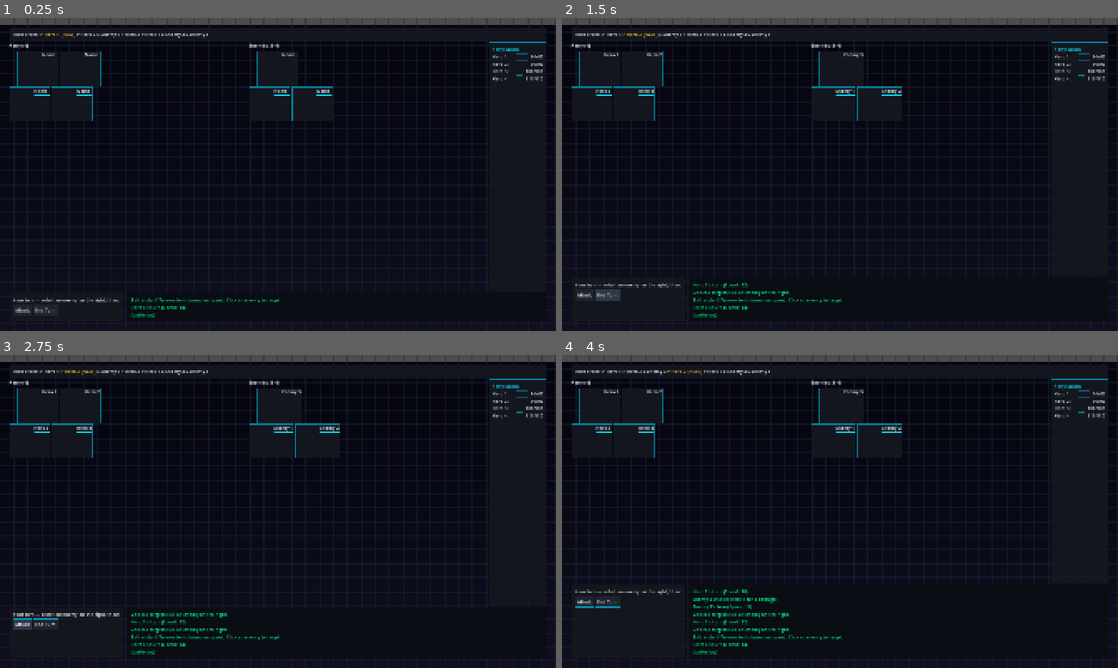
Above: before the commit, frames 1-4 (two rows, left to right).
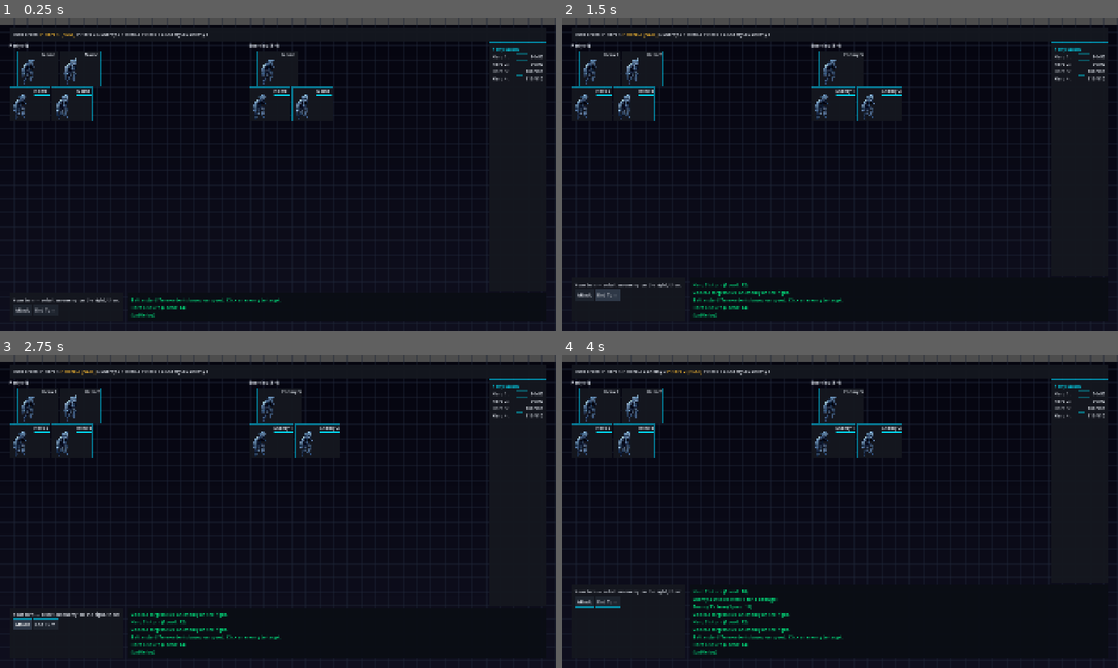
Above: after the commit, the same moments.

Repository: DinisMiranda/three_game
Game: Godot game, scene res://scenes/main/main.tscn
Same seed, same stepped clock (60 frames per second), same inputs: the game is played once before the commit and once after it.
Inputs (mouse positions are in pixels of both pictures, inside the frame that each line leads up to):
- Up to frame 1 (0.25 s): no input
- Up to frame 2 (1.5 s): click "Attack" at 0.5 s; click "End Turn" at 1.25 s
- Up to frame 3 (2.75 s): click "Attack" at 2 s
- Up to frame 4 (4 s): click "End Turn" at 2.75 s; tap Enter at 3.5 s; move the mouse to (600, 405) at 3.52 s; click (600, 405) at 3.67 s

The runs differ from the first frame. In frame 1, 0.6% of the frame differs, in the area x 2-56%, y 12-33%; in frame 2, 0.6%; in frame 3, 0.6%; in frame 4, 0.6%.

Commit message:
fix: the placeholder image now works

Diff:
--- a/scenes/battle/battler_slot.tscn
+++ b/scenes/battle/battler_slot.tscn
@@ -1,6 +1,7 @@
-[gd_scene load_steps=2 format=3 uid="uid://battler_slot_001"]
+[gd_scene load_steps=3 format=3 uid="uid://battler_slot_001"]
 
 [ext_resource type="Script" path="res://scripts/battle/battler_slot.gd" id="1_script"]
+[ext_resource type="Texture2D" path="res://assets/character_placeholder.png" id="2_placeholder"]
 
 [node name="BattlerSlot" type="PanelContainer"]
 custom_minimum_size = Vector2(140, 120)
@@ -13,9 +14,10 @@
 [node name="TextureRect" type="TextureRect" parent="HBox"]
 layout_mode = 2
 size_flags_horizontal = 0
-custom_minimum_size = Vector2(80, 100)
+custom_minimum_size = Vector2(96, 120)
 expand_mode = 1
 stretch_mode = 4
+texture = ExtResource("2_placeholder")
 
 [node name="Info" type="VBoxContainer" parent="HBox"]
 layout_mode = 2
--- a/scripts/battle/battler_slot.gd
+++ b/scripts/battle/battler_slot.gd
@@ -42,7 +42,7 @@
 		texture_rect.stretch_mode = TextureRect.STRETCH_KEEP_ASPECT_CENTERED
 
 # --- Called by battle_scene after instantiating the slot. Sets stats and texture. ---
-# We try several ways to get a texture so the sprite shows even when Godot's normal load fails.
+# Texture can come from: 1) argument, 2) scene default (battler_slot.tscn has it), 3) load fallbacks.
 func setup(stats: BattlerStats, texture: Texture2D) -> void:
 	_stats = stats
 	var tex: Texture2D = texture
@@ -53,11 +53,11 @@
 	if tex == null:
 		tex = _make_fallback_texture()
 	if texture_rect:
-		texture_rect.texture = tex
+		# Only assign if we got a texture; otherwise keep the scene default (ext_resource in .tscn)
+		if tex != null:
+			texture_rect.texture = tex
 		texture_rect.flip_h = not is_party  # enemies face left
-		# Force a visible area; some setups need this for the texture to draw
-		texture_rect.custom_minimum_size = Vector2(80, 100)
-		texture_rect.size = Vector2(80, 100)
+		texture_rect.custom_minimum_size = Vector2(96, 120)
 	refresh()
 
 func _make_bar_style(fill: bool) -> StyleBoxFlat:
